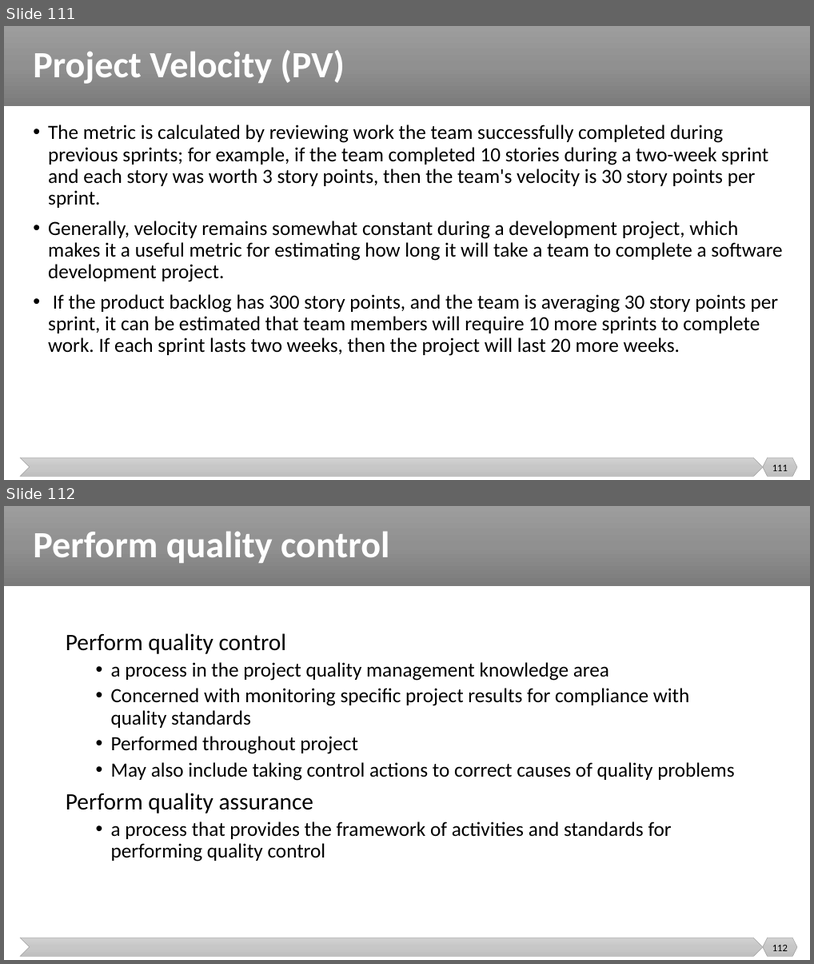
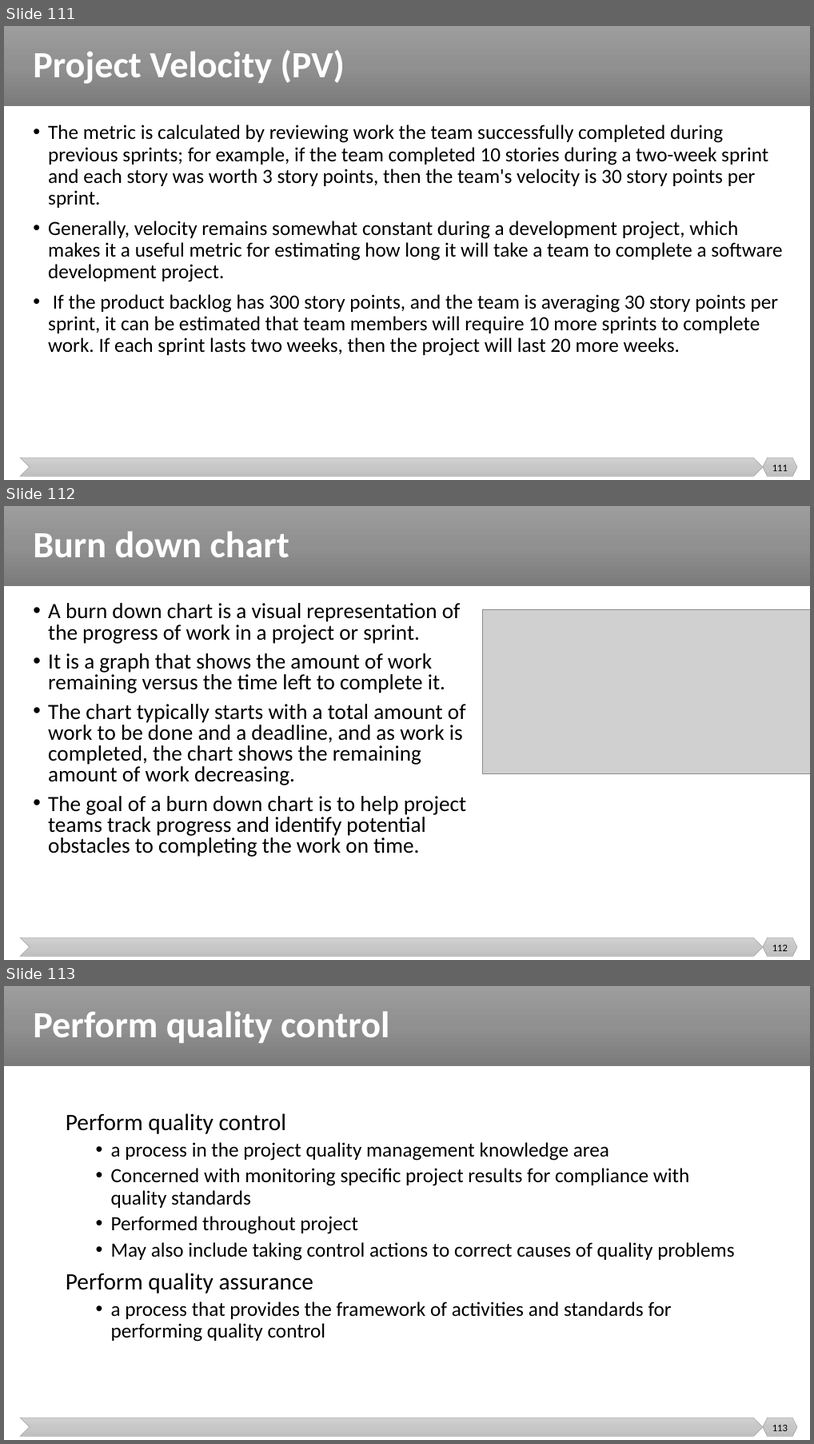
Before and after one commit to malenezi/malenezi, a slide deck: SE423/Lectures/6-Planning/Scheduling and Tracking.pptx. Shown one above the other, each under a label of ours: slides 111 and 112 before the commit, slides 111, 112 and 113 after it. The pictures are 814x964 and 814x1444 pixels, drawn with LibreOffice and Linux fonts; fonts in the diff are those of the drawing; grey boxes stand for pictures. Boxes give left, top, right and bottom in pixels: in the first picture for what was removed or moved away, otherwise in the second. Text is boxed around its words. In the diff, an @@ line names an element or a change of style, - is before the commit and + after.

```diff
--- a/SE423/Lectures/6-Planning/Scheduling and Tracking.pptx
+++ b/SE423/Lectures/6-Planning/Scheduling and Tracking.pptx
@@ slide 112 added at (x1=4, y1=506, x2=810, y2=960), background #FFFFFF; not listed: 3 template elements that a slide beside it also shows @@
@@ title added at (x1=33, y1=531, x2=290, y2=557), 44 pt, text #FFFFFF, bold @@
+Burn down chart
@@ text added at (x1=48, y1=603, x2=466, y2=856), 25.9 pt, text #000000 @@
+• A burn down chart is a visual representation of the progress of work in a project or sprint.
+• It is a graph that shows the amount of work remaining versus the time left to complete it.
+• The chart typically starts with a total amount of work to be done and a deadline, and as work is completed, the chart shows the remaining amount of work decreasing.
+• The goal of a burn down chart is to help project teams track progress and identify potential obstacles to completing the work on time.
@@ picture added at (x1=482, y1=609, x2=810, y2=772) @@
@@ page number added at (x1=773, y1=944, x2=788, y2=951), 12 pt, text #000000 @@
+112
@@ what was slide 112 is now slide 113 @@
```
Also in this commit, not shown: 9 slides changed, 2 other files.
